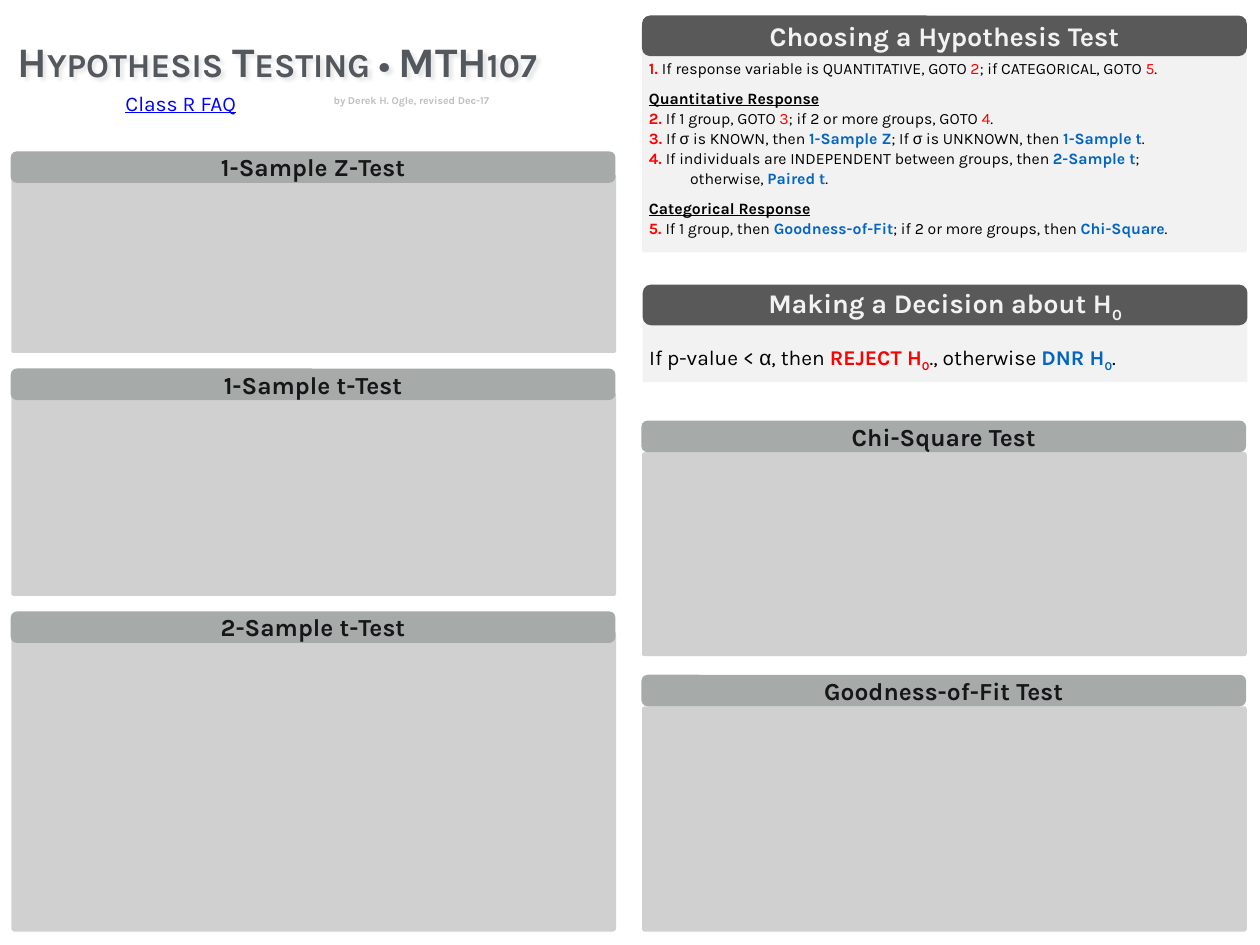
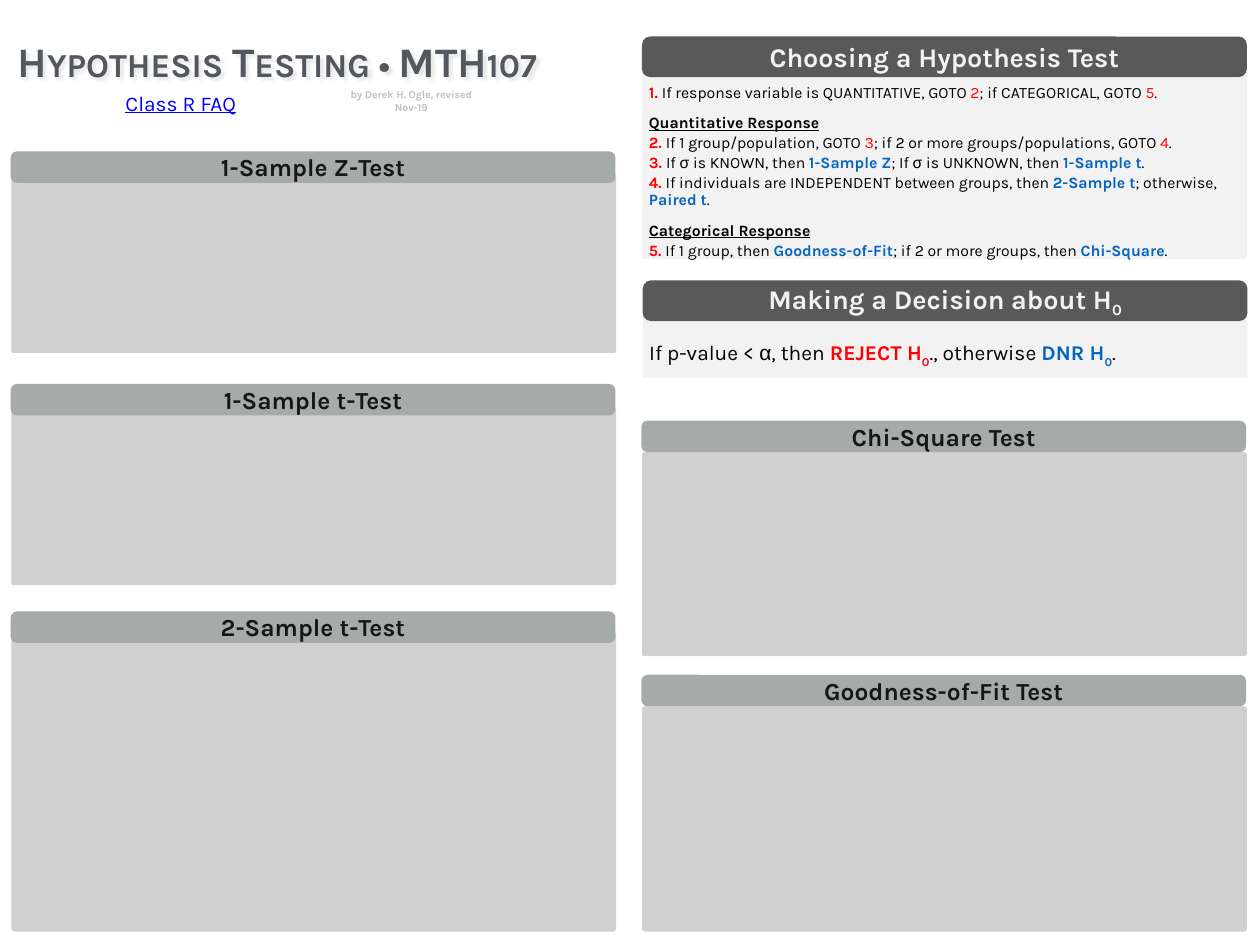
Before and after one commit to droglenc/NCMTH107, a slide deck: slide 1 of resources/MTH107-HOGuide.pptx. Drawn at 1260x945 pixels with LibreOffice and Linux fonts; fonts in the diff are those of the drawing; grey boxes stand for pictures. Boxes give left, top, right and bottom in pixels: in the first picture for what was removed or moved away, otherwise in the second. Text is boxed around its words. In the diff, an @@ line names an element or a change of style, - is before the commit and + after.

```diff
--- a/resources/MTH107-HOGuide.pptx
+++ b/resources/MTH107-HOGuide.pptx
@@ rounded rectangle "Choosing a Hypothesis Test": place and size @@
-rounded rectangle "Choosing a Hypothesis Test" at [643, 15, 1247, 55]
+rounded rectangle "Choosing a Hypothesis Test" at [643, 37, 1247, 77]
@@ rounded rectangle "1. If response variable is ...": place and size @@
-rounded rectangle "1. If response variable is ..." at [643, 47, 1247, 252]
+rounded rectangle "1. If response variable is ..." at [643, 72, 1247, 260]
@@ text at [351, 91, 472, 111]: text changed @@
-by Derek H. Ogle, revised Dec-17
+by Derek H. Ogle, revised Nov-19
@@ text in rounded rectangle at [649, 136, 1172, 152]: text changed @@
-2. If 1 group, GOTO 3; if 2 or more groups, GOTO 4.
+2. If 1 group/population, GOTO 3; if 2 or more groups/populations, GOTO 4.
@@ text in rounded rectangle at [649, 177, 1217, 206]: text changed @@
-4. If individuals are INDEPENDENT between groups, then 2-Sample t;
-otherwise, Paired t.
+4. If individuals are INDEPENDENT between groups, then 2-Sample t; otherwise, Paired t.
@@ rounded rectangle "Making a Decision about H0": place and size @@
-rounded rectangle "Making a Decision about H0" at [643, 285, 1247, 325]
+rounded rectangle "Making a Decision about H0" at [643, 281, 1247, 321]
@@ rounded rectangle "If p-value < α, then ...": place and size @@
-rounded rectangle "If p-value < α, then ..." at [643, 316, 1247, 382]
+rounded rectangle "If p-value < α, then ..." at [643, 312, 1247, 378]
@@ rounded rectangle "1-Sample t-Test": place and size @@
-rounded rectangle "1-Sample t-Test" at [10, 368, 615, 399]
+rounded rectangle "1-Sample t-Test" at [10, 384, 615, 416]
@@ picture: place and size @@
-picture at [11, 393, 616, 596]
+picture at [11, 408, 616, 586]
```
Also in this commit, not shown: 1 other file.
